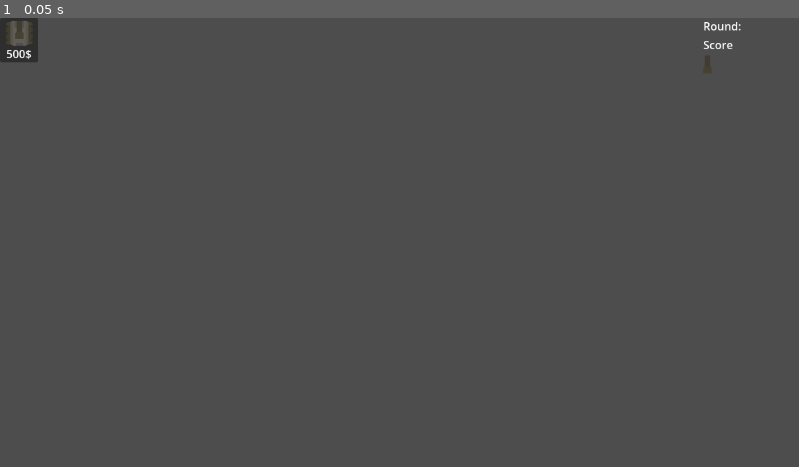
Above: before the commit, frame 1.
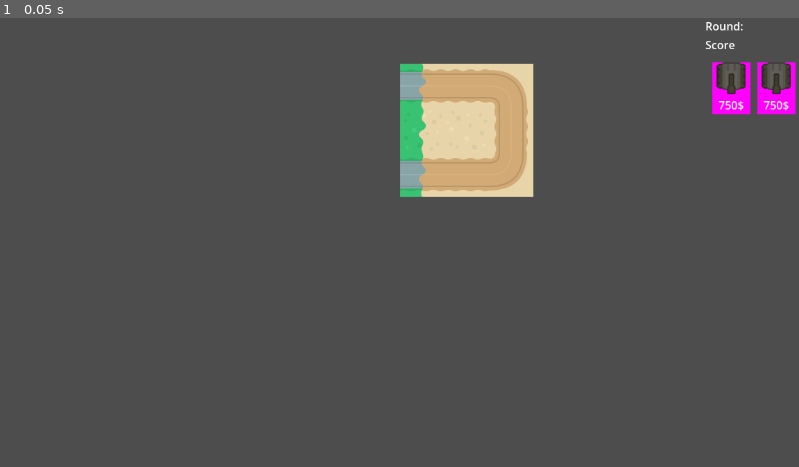
Above: after the commit, the same moment.

Repository: kammererlara/att2-game_development-tower_defense
Game: Godot game, scene res://gameUi.tscn
Two runs of this game, one before a commit and one after it. Both use one fixed random seed, a clock stepped at 60 frames per second and the inputs below.
Inputs:
- Up to frame 1 (0.05 s): no input

The runs differ from the first frame. In frame 1, 6.4% of the frame differs, in the area x 0-100%, y 0-40%.

Commit message:
adding to side UI

Diff:
--- a/blackTankPanel.tscn
+++ b/blackTankPanel.tscn
@@ -1,25 +1,27 @@
-[gd_scene load_steps=3 format=3 uid="uid://iygly3hgx3dh"]
+[gd_scene load_steps=2 format=3 uid="uid://iygly3hgx3dh"]
 
-[ext_resource type="Texture2D" uid="uid://bw1fx2rslebhf" path="res://Assets/Tanks/tankBody_dark.png" id="1_p1ufp"]
-[ext_resource type="Texture2D" uid="uid://7ge3ipolu1sb" path="res://Assets/Tanks/tankDark_barrel1.png" id="2_kiico"]
+[ext_resource type="Texture2D" uid="uid://5bjxhu3slvpj" path="res://Assets/Tanks/tank_dark.png" id="1_dtmvg"]
 
-[node name="Panel" type="Panel"]
+[node name="ColorRect" type="ColorRect"]
+custom_minimum_size = Vector2(55, 75)
 offset_right = 55.0
-offset_bottom = 64.0
+offset_bottom = 77.0
+color = Color(1, 0, 1, 1)
 
-[node name="TankBodyDark" type="Sprite2D" parent="."]
-position = Vector2(28, 22)
-texture = ExtResource("1_p1ufp")
+[node name="Panel" type="VBoxContainer" parent="."]
+layout_mode = 1
+anchors_preset = 15
+anchor_right = 1.0
+anchor_bottom = 1.0
+grow_horizontal = 2
+grow_vertical = 2
 
-[node name="TankDarkBarrel1" type="Sprite2D" parent="."]
-position = Vector2(28, 17)
-texture = ExtResource("2_kiico")
+[node name="TankDark" type="TextureRect" parent="Panel"]
+layout_mode = 2
+texture = ExtResource("1_dtmvg")
+stretch_mode = 3
 
-[node name="Price Tag" type="Label" parent="."]
-layout_mode = 0
-offset_left = 8.0
-offset_top = 40.0
-offset_right = 48.0
-offset_bottom = 63.0
-text = "500$"
+[node name="Price Tag" type="Label" parent="Panel"]
+layout_mode = 2
+text = "750$"
 horizontal_alignment = 1
--- a/gameUi.tscn
+++ b/gameUi.tscn
@@ -9,7 +9,6 @@
 [ext_resource type="PackedScene" uid="uid://dsx63d1iqjjxq" path="res://monkey.tscn" id="4_w4b7g"]
 [ext_resource type="Texture2D" uid="uid://cjsnh1b4ty17y" path="res://Assets/Tiles/tileSand_roadEast.png" id="5_16gmt"]
 [ext_resource type="Script" uid="uid://b5boh0kui14qa" path="res://animal.gd" id="5_pptqa"]
-[ext_resource type="Texture2D" uid="uid://7ge3ipolu1sb" path="res://Assets/Tanks/tankDark_barrel1.png" id="6_8j1l6"]
 [ext_resource type="Texture2D" uid="uid://c3frvssl6kdxd" path="res://Assets/Tiles/tileGrass_roadTransitionE.png" id="6_bpjuw"]
 [ext_resource type="Texture2D" uid="uid://pe5kl6weg70v" path="res://Assets/Tiles/tileSand1.png" id="7_pptqa"]
 [ext_resource type="Texture2D" uid="uid://bnlveo3nr5i2e" path="res://Assets/Tiles/tileGrass_transitionE.png" id="8_w4b7g"]
@@ -36,11 +35,12 @@
 
 [node name="Container" type="VBoxContainer" parent="."]
 layout_mode = 2
-offset_left = 1014.0
+offset_left = 1021.0
 offset_right = 1153.0
 offset_bottom = 648.0
-grow_horizontal = 0
-grow_vertical = 2
+grow_horizontal = 2
+theme_override_constants/separation = 4
+alignment = 1
 
 [node name="Round Counter" type="Label" parent="Container"]
 layout_mode = 2
@@ -50,21 +50,35 @@
 layout_mode = 2
 text = "Score"
 
-[node name="GridContainer" type="GridContainer" parent="Container"]
+[node name="MarginContainer" type="MarginContainer" parent="Container"]
 layout_mode = 2
+theme_override_constants/margin_left = 10
+theme_override_constants/margin_top = 10
+theme_override_constants/margin_right = 10
+theme_override_constants/margin_bottom = 10
+
+[node name="GridContainer" type="GridContainer" parent="Container/MarginContainer"]
+custom_minimum_size = Vector2(100, 590)
+layout_mode = 2
+theme_override_constants/h_separation = 10
+theme_override_constants/v_separation = 10
 columns = 2
 
-[node name="TankBlack" type="TextureRect" parent="Container/GridContainer"]
+[node name="BlackTankPanel" parent="Container/MarginContainer/GridContainer" instance=ExtResource("14_vo25w")]
 layout_mode = 2
-texture = ExtResource("6_8j1l6")
+
+[node name="BlueTankPanel" parent="Container/MarginContainer/GridContainer" instance=ExtResource("14_vo25w")]
+layout_mode = 2
+
+[node name="MarginContainer2" type="MarginContainer" parent="Container"]
+layout_mode = 2
 
 [node name="GridContainer" type="GridContainer" parent="."]
-visible = false
 layout_mode = 2
-offset_left = 6.0
-offset_top = 11.0
-offset_right = 966.0
-offset_bottom = 659.0
+offset_left = 1.0
+offset_top = 2.0
+offset_right = 1021.0
+offset_bottom = 650.0
 columns = 3
 
 [node name="TileSandRoadCornerLl" type="Sprite2D" parent="GridContainer"]
@@ -80,7 +94,7 @@
 texture = ExtResource("4_p0bfn")
 
 [node name="TileSandRoadEast" type="Sprite2D" parent="GridContainer"]
-position = Vector2(611, 1)
+position = Vector2(672, 96)
 texture = ExtResource("5_16gmt")
 
 [node name="TileGrassRoadTransitionE" type="Sprite2D" parent="GridContainer"]
@@ -102,6 +116,3 @@
 [node name="TileGrassTransitionE" type="Sprite2D" parent="GridContainer"]
 position = Vector2(608, 160)
 texture = ExtResource("8_w4b7g")
-
-[node name="Panel" parent="." instance=ExtResource("14_vo25w")]
-layout_mode = 0
Not shown: 1 places in gameUi.tscn that only renumber resources
